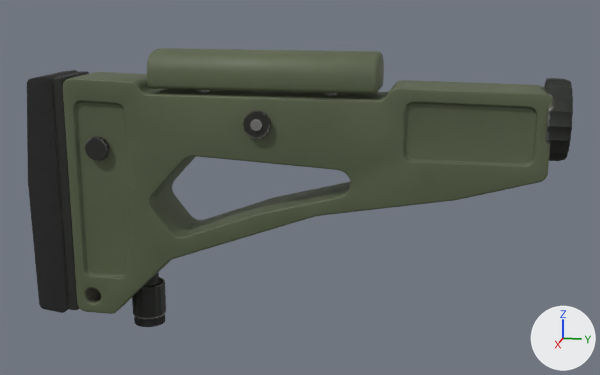
A saved change to the glTF model props/armas/acessorios/coronha_precisao_ar.glb.
Before and after are seen from a 50 mm lens placed at (0.423, -0.047, 0.065), pointed at (-0.003, -0.132, -0.041). Arrows for +X, +Y and +Z are at lower right; the lights stay in place. The first picture is the older version. Where no turn or scale is listed for an object, it has been applied to the vertices. Vertices at exactly the same position are counted once.

Before the edit, the objects in view are built like this:
```python
ob_coronha_precisao_ar_apoio_rosto = bpy.data.objects.new('coronha_precisao_ar_apoio_rosto', me_coronha_precisao_ar_apoio_rosto)
ob_coronha_precisao_ar_apoio_rosto.location = (0.0, -0.15, 0.0116)
ob_coronha_precisao_ar_corpo_coronha = bpy.data.objects.new('coronha_precisao_ar_corpo_coronha', me_coronha_precisao_ar_corpo_coronha)
ob_coronha_precisao_ar_corpo_coronha.location = (0.0, 0.0, 0.0)
ob_coronha_precisao_ar_monope_coronha = bpy.data.objects.new('coronha_precisao_ar_monope_coronha', me_coronha_precisao_ar_monope_coronha)
ob_coronha_precisao_ar_monope_coronha.location = (0.0, -0.22, -0.1)
ob_coronha_precisao_ar_soleira_coronha = bpy.data.objects.new('coronha_precisao_ar_soleira_coronha', me_coronha_precisao_ar_soleira_coronha)
ob_coronha_precisao_ar_soleira_coronha.location = (0.0, -0.262, -0.05)
```
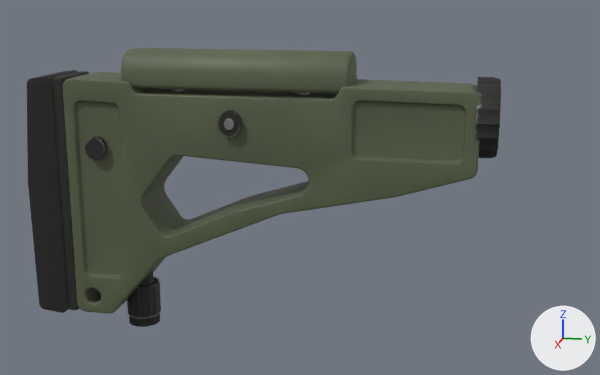
The newer file is also turned or shifted as a whole; pictures and numbers use the older file's frame.

Edits to the scene script, one JSON object a line:
```json
{"block": "me_coronha_precisao_ar_apoio_rosto", "where": "# used by ob_coronha_precisao_ar_apoio_rosto; location = (0.0, -0.15, 0.0116)"}
{"op": "remove", "block": "me_coronha_precisao_ar_apoio_rosto", "code": "me_coronha_precisao_ar_apoio_rosto.from_pydata(...)  # 176 vertices, 340 faces; spans x -0.0152..0.0152, y -0.06..0.06, z -0.018..0.02"}
{"op": "add", "block": "me_coronha_precisao_ar_apoio_rosto", "code": "me_coronha_precisao_ar_apoio_rosto.from_pydata(...)  # 176 vertices, 340 faces; spans x -0.0152..0.0152, y -0.0741..0.0459, z -0.018..0.02"}
{"block": "me_coronha_precisao_ar_apoio_rosto", "change": "me_coronha_precisao_ar_apoio_rosto part 1: the whole mesh is moved by (0.0, -0.0141, 0.0)"}
{"block": "me_coronha_precisao_ar_corpo_coronha", "where": "# used by ob_coronha_precisao_ar_corpo_coronha; location = (0.0, 0.0, 0.0)"}
{"op": "remove", "block": "me_coronha_precisao_ar_corpo_coronha", "code": "me_coronha_precisao_ar_corpo_coronha.from_pydata(...)  # 2498 vertices, 4976 faces; spans x -0.022..0.022, y -0.256..0.002, z -0.114..0.02"}
{"op": "add", "block": "me_coronha_precisao_ar_corpo_coronha", "code": "me_coronha_precisao_ar_corpo_coronha.from_pydata(...)  # 2498 vertices, 4976 faces; spans x -0.022..0.022, y -0.256..-0.031, z -0.114..0.02"}
{"block": "me_coronha_precisao_ar_corpo_coronha", "change": "me_coronha_precisao_ar_corpo_coronha part 2: the loose piece of 180 vertices spanning x -0.02..0.02, y -0.009..0.002, z -0.02..0.02 is moved by (0.0, -0.033, 0.0)"}
{"block": "me_coronha_precisao_ar_corpo_coronha", "change": "me_coronha_precisao_ar_corpo_coronha part 3: the loose piece of 56 vertices spanning x 0.017..0.021, y -0.157..-0.143, z -0.011..0.003 is scaled about its middle by (1, 0.843, 1), then moved by (0.0, -0.014, 0.0)"}
{"block": "me_coronha_precisao_ar_corpo_coronha", "change": "me_coronha_precisao_ar_corpo_coronha part 4: the loose piece of 32 vertices spanning x 0.021..0.022, y -0.153..-0.147, z -0.007..-0.001 is moved by (0.0, -0.014, 0.0)"}
{"block": "me_coronha_precisao_ar_corpo_coronha", "change": "me_coronha_precisao_ar_corpo_coronha part 5: 1488 of 2498 vertices moved; they spanned x -0.019..0.019, y -0.235..-0.007, z -0.114..0.016 and now span x -0.019..0.019, y -0.236..-0.04, z -0.114..0.016; mean shift (0.0, -0.018, 0.0); largest move (0.017, -0.018, 0.008) -> (0.017, -0.051, 0.008)"}
{"block": "me_coronha_precisao_ar_corpo_coronha", "change": "other edits to the shape of me_coronha_precisao_ar_corpo_coronha do not show in these pictures"}
{"block": "me_coronha_precisao_ar_monope_coronha", "where": "# used by ob_coronha_precisao_ar_monope_coronha; location = (0.0, -0.22, -0.1)"}
{"op": "remove", "block": "me_coronha_precisao_ar_monope_coronha", "code": "me_coronha_precisao_ar_monope_coronha.from_pydata(...)  # 152 vertices, 292 faces; spans x -0.0094..0.0094, y -0.0094..0.0094, z -0.024..0.008"}
{"op": "add", "block": "me_coronha_precisao_ar_monope_coronha", "code": "me_coronha_precisao_ar_monope_coronha.from_pydata(...)  # 152 vertices, 292 faces; spans x -0.0094..0.0094, y -0.0125..0.0063, z -0.024..0.008"}
{"block": "me_coronha_precisao_ar_monope_coronha", "change": "me_coronha_precisao_ar_monope_coronha part 6: the whole mesh is moved by (0.0, -0.0031, 0.0)"}
```

Where the change shows, as pixel boxes (x1, y1, x2, y2) in the pictures (600 x 375 px; the box of a moved part takes in the faces that stretch with it):
```json
{"object": "coronha_precisao_ar_corpo_coronha", "change": "reshaped", "before": [63, 72, 573, 314], "after": [63, 72, 501, 314], "on screen": "14% narrower"}
{"object": "coronha_precisao_ar_apoio_rosto", "change": "moved", "before": [147, 48, 384, 96], "after": [121, 48, 357, 95]}
{"object": "coronha_precisao_ar_monope_coronha", "change": "moved", "before": [132, 273, 166, 327], "after": [127, 270, 161, 327]}
{"part": 2, "of": "me_coronha_precisao_ar_corpo_coronha", "change": "moved or reshaped", "before": [544, 78, 573, 161], "after": [475, 77, 501, 158]}
{"part": 3, "of": "me_coronha_precisao_ar_corpo_coronha", "change": "moved or reshaped", "before": [243, 111, 271, 139], "after": [218, 110, 242, 138]}
{"part": 4, "of": "me_coronha_precisao_ar_corpo_coronha", "change": "moved or reshaped", "before": [250, 119, 262, 131], "after": [224, 118, 234, 130]}
{"part": 5, "of": "me_coronha_precisao_ar_corpo_coronha", "change": "moved or reshaped", "before": [97, 73, 553, 314], "after": [97, 73, 481, 313]}
```
